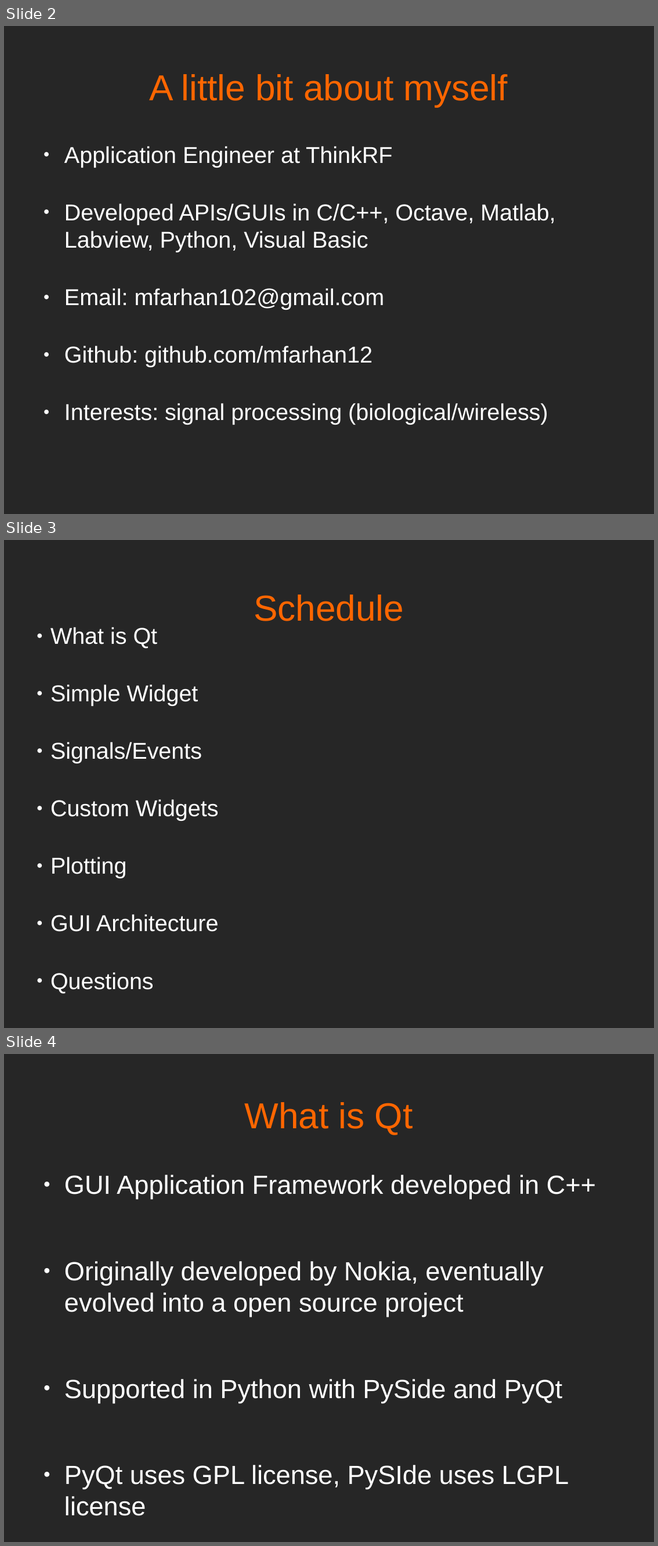
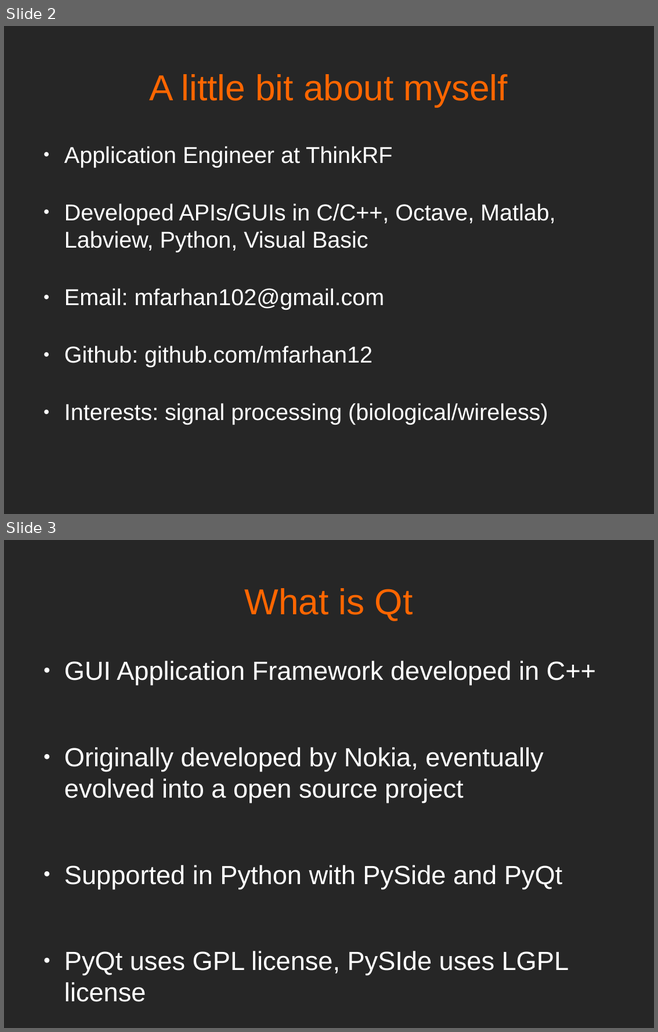
Before and after one commit to mfarhan12/qt-presentation, a slide deck: OPAG QT Presentation.odp. Shown one above the other, each under a label of ours: slides 2, 3 and 4 before the commit, slides 2 and 3 after it. The pictures are 658x1546 and 658x1032 pixels, drawn with LibreOffice and Linux fonts; fonts in the diff are those of the drawing. Boxes give left, top, right and bottom in pixels: in the first picture for what was removed or moved away, otherwise in the second. Text is boxed around its words. In the diff, an @@ line names an element or a change of style, - is before the commit and + after.

```diff
--- a/OPAG QT Presentation.odp
+++ b/OPAG QT Presentation.odp
@@ slide 3 removed at bbox=[4, 540, 654, 1028], background #262626 @@
@@ title removed at bbox=[253, 595, 404, 621] @@
-Schedule
@@ subtitle removed at bbox=[50, 627, 219, 993] @@
-● What is Qt
-● Simple Widget
-● Signals/Events
-● Custom Widgets
-● Plotting
-● GUI Architecture
-● Questions
@@ what was slide 4 is now slide 3 @@
```
Also in this commit, not shown: 5 slides added, 1 other slide removed, 4 other files.
